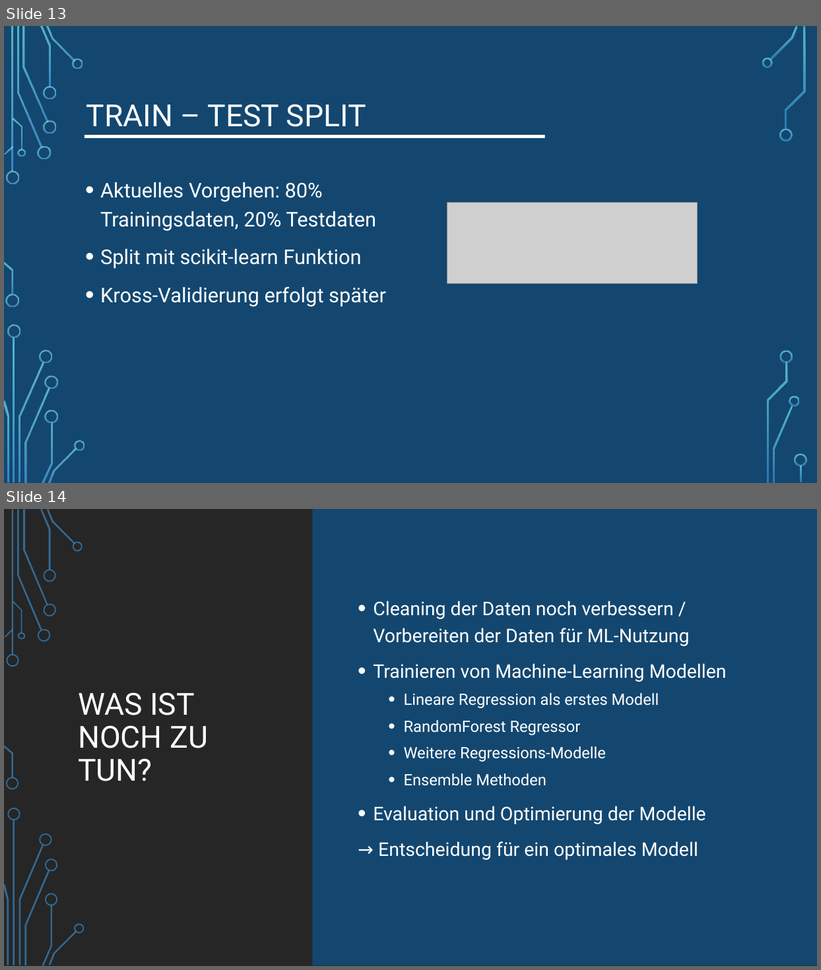
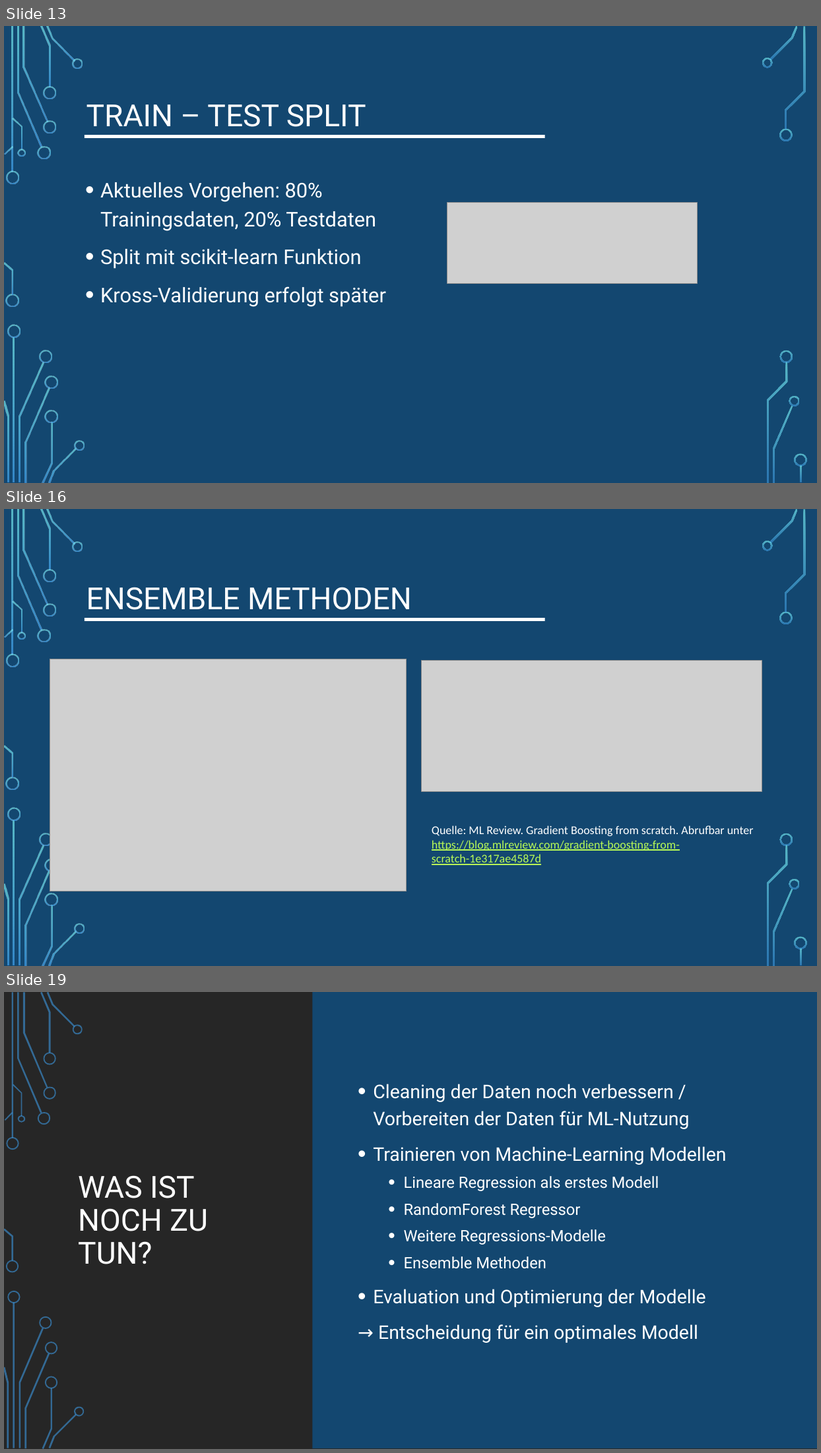
Before and after one commit to LennartFertig/DataExploration_HousePriceSeattle, a slide deck: House_Price_Prediction_Zwischenpräsentation.pptx. Shown one above the other, each under a label of ours: slides 13 and 14 before the commit, slides 13, 16 and 19 after it; the slides between them are not shown. The pictures are 821x970 and 821x1453 pixels, drawn with LibreOffice and Linux fonts; fonts in the diff are those of the drawing; grey boxes stand for pictures; background and template pictures are left out. Boxes give left, top, right and bottom in pixels: in the first picture for what was removed or moved away, otherwise in the second. Text is boxed around its words. In the diff, an @@ line names an element or a change of style, - is before the commit and + after.

```diff
--- a/House_Price_Prediction_Zwischenpräsentation.pptx
+++ b/House_Price_Prediction_Zwischenpräsentation.pptx
@@ slide 16 added at (x1=4, y1=509, x2=817, y2=966), background picture (left out); not listed: 17 template elements that a slide beside it also shows @@
@@ rectangle added at (x1=4, y1=509, x2=817, y2=966), fill #134770 @@
@@ title added at (x1=86, y1=587, x2=412, y2=610), 36 pt, text #FFFFFF @@
+ENSEMBLE METHODEN
@@ rectangle added at (x1=85, y1=618, x2=545, y2=621), fill #FFFFFF @@
@@ picture added at (x1=50, y1=659, x2=407, y2=892) @@
@@ picture added at (x1=422, y1=660, x2=762, y2=791) @@
@@ text added at (x1=432, y1=826, x2=754, y2=865), 14 pt, text #B8FA56, underline @@
+Quelle: ML Review. Gradient Boosting from scratch. Abrufbar unter https://blog.mlreview.com/gradient-boosting-from-scratch-1e317ae4587d
@@ group added at (x1=4, y1=509, x2=85, y2=966): 24 freeform shapes, 2 rectangles @@
@@ group added at (x1=762, y1=509, x2=807, y2=966): 9 freeform shapes, 1 rectangle @@
@@ what was slide 14 is now slide 19 @@
```
Also in this commit, not shown: 4 other slides added.
